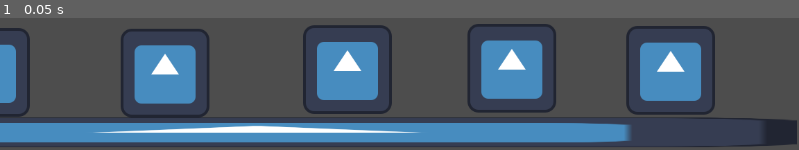
Above: before the commit, frame 1.
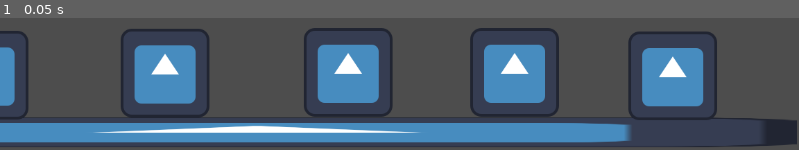
Above: after the commit, the same moment.

Repository: ridleykesecker/gs-western
Game: Godot game, scene res://town_outside.tscn
The game is run twice, just before and just after one commit, with the same random seed, the same clock (stepped at 60 frames per second) and the same inputs. The project has no main scene, so this scene is started directly. The engine's default icon, where the game draws it, is replaced by a stand-in: a white triangle on a blue panel in a dark square.
Inputs:
- Up to frame 1 (0.05 s): no input

The runs differ from the first frame. In frame 1, 7.4% of the frame differs, in the area x 0-90%, y 4-78%.

Commit message:
ygjdggjjj

Diff:
--- /dev/null
+++ b/western/barn_inside.tscn
@@ -0,0 +1,3 @@
+[gd_scene format=3 uid="uid://bareg34l7j4wb"]
+
+[node name="barn inside" type="Node2D"]
--- /dev/null
+++ b/western/pdentrance.gd
@@ -0,0 +1,15 @@
+extends CollisionShape2D
+
+
+# Called when the node enters the scene tree for the first time.
+func _ready():
+	pass # Replace with function body.
+
+
+# Called every frame. 'delta' is the elapsed time since the previous frame.
+func _process(delta):
+	pass
+
+func _on_level_end_zone_body_entered(body):
+	if Input.is_action_pressed("ui_click"):
+		get_tree().change_scene_to_file("res://sheriffs_office_inside.tscn")
--- a/western/town_outside.tscn
+++ b/western/town_outside.tscn
@@ -1,7 +1,11 @@
-[gd_scene load_steps=3 format=3 uid="uid://ccovp4y1dju85"]
+[gd_scene load_steps=5 format=3 uid="uid://ccovp4y1dju85"]
 
 [ext_resource type="Texture2D" uid="uid://b8juwws6uv5c3" path="res://icon.svg" id="1_ctl16"]
 [ext_resource type="PackedScene" uid="uid://ch5ml5k2kaq6w" path="res://player.tscn" id="2_mt7x6"]
+[ext_resource type="Script" path="res://pdentrance.gd" id="3_i5wqq"]
+
+[sub_resource type="RectangleShape2D" id="RectangleShape2D_o20xx"]
+size = Vector2(75, 72.7124)
 
 [node name="town_outside" type="Node2D"]
 
@@ -11,28 +15,35 @@
 texture = ExtResource("1_ctl16")
 
 [node name="player" parent="." instance=ExtResource("2_mt7x6")]
-position = Vector2(362, 582)
+position = Vector2(363, 578)
 
 [node name="sheriffs office outside" type="Sprite2D" parent="."]
 position = Vector2(238, 537)
 texture = ExtResource("1_ctl16")
 
 [node name="bank" type="Sprite2D" parent="."]
-position = Vector2(967, 533)
+position = Vector2(970, 541)
 texture = ExtResource("1_ctl16")
 
 [node name="barn" type="Sprite2D" parent="."]
-position = Vector2(-296, 535)
+position = Vector2(-297, 536)
 texture = ExtResource("1_ctl16")
 
 [node name="saloon" type="Sprite2D" parent="."]
-position = Vector2(-21, 536)
+position = Vector2(-23, 540)
 texture = ExtResource("1_ctl16")
 
 [node name="other building" type="Sprite2D" parent="."]
-position = Vector2(501, 532)
+position = Vector2(502, 536)
 texture = ExtResource("1_ctl16")
 
 [node name="other building2" type="Sprite2D" parent="."]
-position = Vector2(738, 530)
+position = Vector2(742, 536)
 texture = ExtResource("1_ctl16")
+
+[node name="Area2D" type="Area2D" parent="."]
+
+[node name="CollisionShape2D" type="CollisionShape2D" parent="Area2D"]
+position = Vector2(237, 564)
+shape = SubResource("RectangleShape2D_o20xx")
+script = ExtResource("3_i5wqq")
